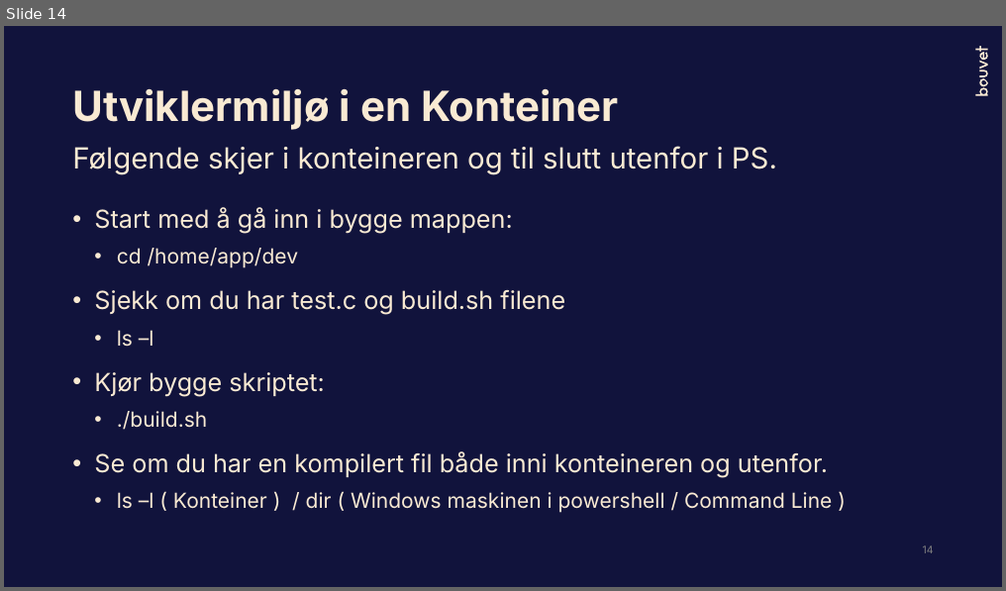
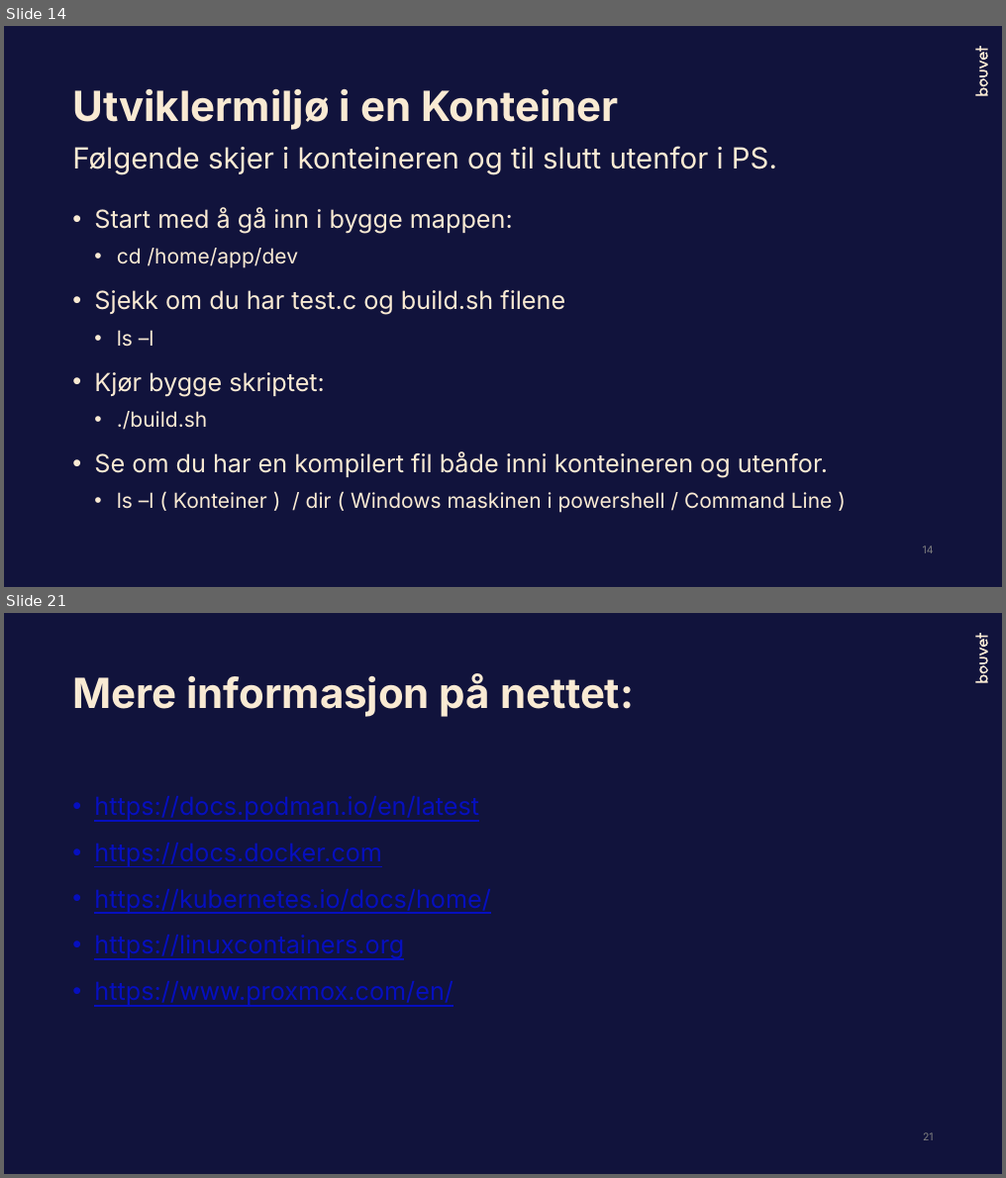
Before and after one commit to Bouvet-deler/container-workshop, a slide deck: part1/DockerWorkshop_Høsten2023.pptx. Shown one above the other, each under a label of ours: slide 14 before the commit, slides 14 and 21 after it; the slides between them are not shown. The pictures are 1006x591 and 1006x1178 pixels, drawn with LibreOffice and Linux fonts; fonts in the diff are those of the drawing. Boxes give left, top, right and bottom in pixels: in the first picture for what was removed or moved away, otherwise in the second. Text is boxed around its words. In the diff, an @@ line names an element or a change of style, - is before the commit and + after.

```diff
--- a/part1/DockerWorkshop_Høsten2023.pptx
+++ b/part1/DockerWorkshop_Høsten2023.pptx
@@ slide 21 added at (x1=4, y1=613, x2=1002, y2=1174), background #11133C; not listed: 3 template elements that a slide beside it also shows @@
@@ title added at (x1=72, y1=673, x2=634, y2=717), 40 pt, text #F9EAD3, bold @@
+Mere informasjon på nettet:
@@ text added at (x1=94, y1=796, x2=490, y2=1005), 24 pt, text #060FBF, underline @@
+• https://docs.podman.io/en/latest
+• https://docs.docker.com
+• https://kubernetes.io/docs/home/
+• https://linuxcontainers.org
+• https://www.proxmox.com/en/
@@ page number added at (x1=923, y1=1133, x2=934, y2=1141), 10 pt, text #808080 @@
+21
```
Also in this commit, not shown: 1 slide changed, 6 other slides added, 1 other file.
